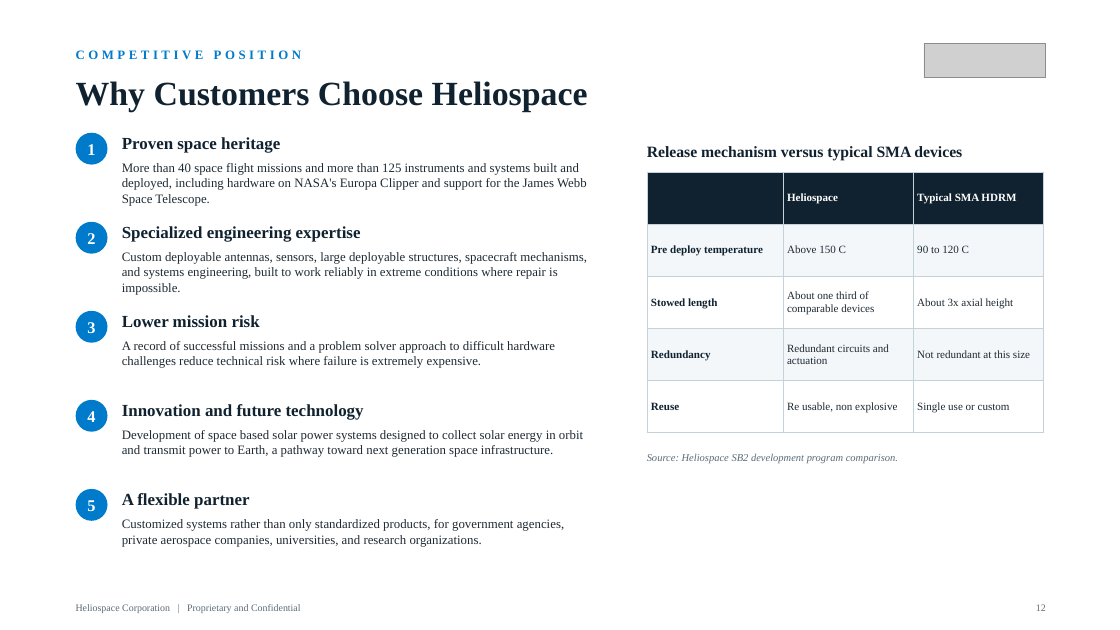
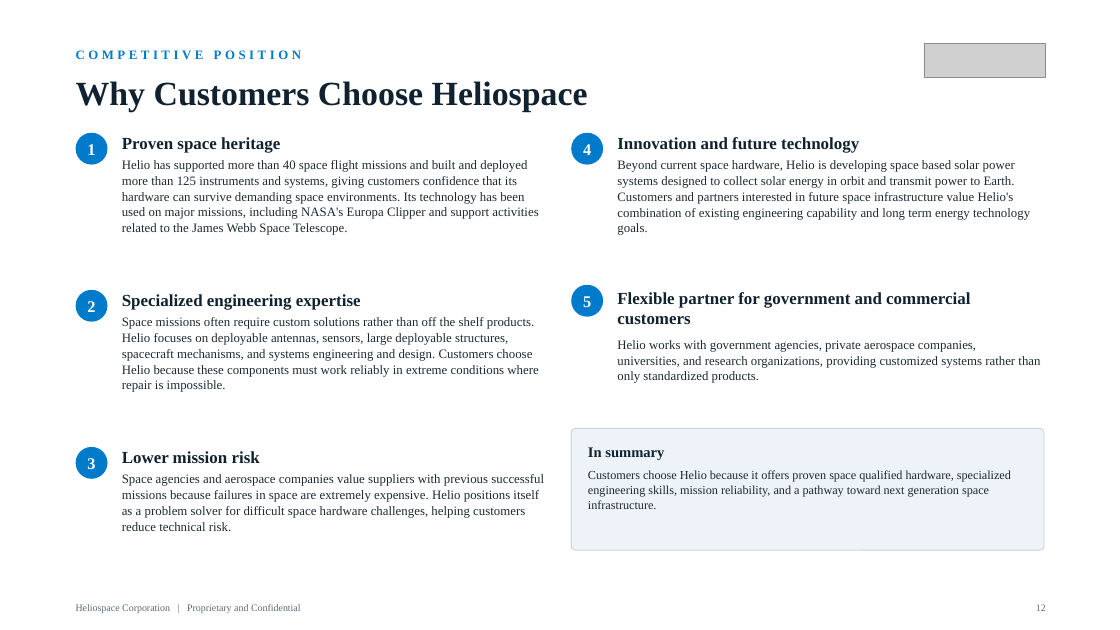
Before and after one commit to anthonyleedu/anthonyleedu, a slide deck: slide 12 of Heliospace_Investor_Overview.pptx. Drawn at 1120x630 pixels with LibreOffice and Linux fonts; fonts in the diff are those of the drawing; grey boxes stand for pictures. Boxes give left, top, right and bottom in pixels: in the first picture for what was removed or moved away, otherwise in the second. Text is boxed around its words. In the diff, an @@ line names an element or a change of style, - is before the commit and + after.

```diff
--- a/Heliospace_Investor_Overview.pptx
+++ b/Heliospace_Investor_Overview.pptx
@@ text "4": place and size @@
-text "4" at <box>87,411,95,422</box>
+text "4" at <box>583,144,591,155</box>
@@ ellipse: place and size @@
-ellipse at <box>76,222,108,254</box>
+ellipse at <box>571,133,603,165</box>
@@ text "Innovation and future technology": place and size @@
-text "Innovation and future technology" at <box>122,404,364,420</box>
+text "Innovation and future technology" at <box>617,137,859,153</box>
@@ text removed at <box>647,146,962,160</box> @@
-Release mechanism versus typical SMA devices
@@ text at <box>122,160,538,235</box>: text changed @@
-More than 40 space flight missions and more than 125 instruments and systems built and deployed, including hardware on NASA's Europa Clipper and support for the James Webb Space Telescope.
+Helio has supported more than 40 space flight missions and built and deployed more than 125 instruments and systems, giving customers confidence that its hardware can survive demanding space environments. Its technology has been used on major missions, including NASA's Europa Clipper and support activities related to the James Webb Space Telescope.
@@ text added at <box>617,160,1030,235</box>, 11 pt, text #1E2A33 @@
+Beyond current space hardware, Helio is developing space based solar power systems designed to collect solar energy in orbit and transmit power to Earth. Customers and partners interested in future space infrastructure value Helio's combination of existing engineering capability and long term energy technology goals.
@@ table removed at <box>647,172,1044,416</box>, 5 rows, 3 columns @@
- | Heliospace | Typical SMA HDRM
-Pre deploy temperature | Above 150 C | 90 to 120 C
-Stowed length | About one third of comparable devices | About 3x axial height
-Redundancy | Redundant circuits and actuation | Not redundant at this size
-Reuse | Re usable, non explosive | Single use or custom
@@ text "2": place and size @@
-text "2" at <box>87,233,95,244</box>
+text "2" at <box>87,301,95,312</box>
@@ ellipse: place and size @@
-ellipse at <box>76,311,108,343</box>
+ellipse at <box>76,290,108,322</box>
@@ text "Specialized engineering expertise": place and size @@
-text "Specialized engineering expertise" at <box>122,226,361,242</box>
+text "Specialized engineering expertise" at <box>122,294,361,310</box>
@@ text "5": place and size @@
-text "5" at <box>87,500,95,511</box>
+text "5" at <box>583,296,591,307</box>
@@ ellipse: place and size @@
-ellipse at <box>76,400,108,432</box>
+ellipse at <box>571,285,603,317</box>
@@ text added at <box>617,292,970,324</box>, 14.5 pt, text #10222F, bold @@
+Flexible partner for government and commercial customers
@@ text at <box>122,317,538,392</box>: text changed @@
-Custom deployable antennas, sensors, large deployable structures, spacecraft mechanisms, and systems engineering, built to work reliably in extreme conditions where repair is impossible.
+Space missions often require custom solutions rather than off the shelf products. Helio focuses on deployable antennas, sensors, large deployable structures, spacecraft mechanisms, and systems engineering and design. Customers choose Helio because these components must work reliably in extreme conditions where repair is impossible.
@@ text removed at <box>122,341,555,368</box> @@
-A record of successful missions and a problem solver approach to difficult hardware challenges reduce technical risk where failure is extremely expensive.
@@ text added at <box>617,340,1040,383</box>, 11 pt, text #1E2A33 @@
+Helio works with government agencies, private aerospace companies, universities, and research organizations, providing customized systems rather than only standardized products.
@@ text "3": place and size @@
-text "3" at <box>87,322,95,333</box>
+text "3" at <box>87,458,95,469</box>
@@ ellipse: place and size @@
-ellipse at <box>76,489,108,521</box>
+ellipse at <box>76,447,108,479</box>
@@ text "Lower mission risk": place and size @@
-text "Lower mission risk" at <box>122,315,260,327</box>
+text "Lower mission risk" at <box>122,451,260,463</box>
@@ text removed at <box>122,430,583,457</box> @@
-Development of space based solar power systems designed to collect solar energy in orbit and transmit power to Earth, a pathway toward next generation space infrastructure.
@@ rounded rectangle added at <box>571,429,1044,550</box>, fill #EDF3F8, outline #C6D2DA 0.75 pt @@
@@ text added at <box>588,447,664,460</box>, 12.5 pt, text #10222F, bold @@
+In summary
@@ text added at <box>122,474,544,531</box>, 11 pt, text #1E2A33 @@
+Space agencies and aerospace companies value suppliers with previous successful missions because failures in space are extremely expensive. Helio positions itself as a problem solver for difficult space hardware challenges, helping customers reduce technical risk.
@@ text added at <box>588,470,1011,509</box>, 10.5 pt, text #1E2A33 @@
+Customers choose Helio because it offers proven space qualified hardware, specialized engineering skills, mission reliability, and a pathway toward next generation space infrastructure.
@@ text removed at <box>647,453,898,463</box> @@
-Source: Heliospace SB2 development program comparison.
@@ text removed at <box>122,493,249,509</box> @@
-A flexible partner
@@ text removed at <box>122,519,564,547</box> @@
-Customized systems rather than only standardized products, for government agencies, private aerospace companies, universities, and research organizations.
```
Also in this commit, not shown: 2 other slides changed.
